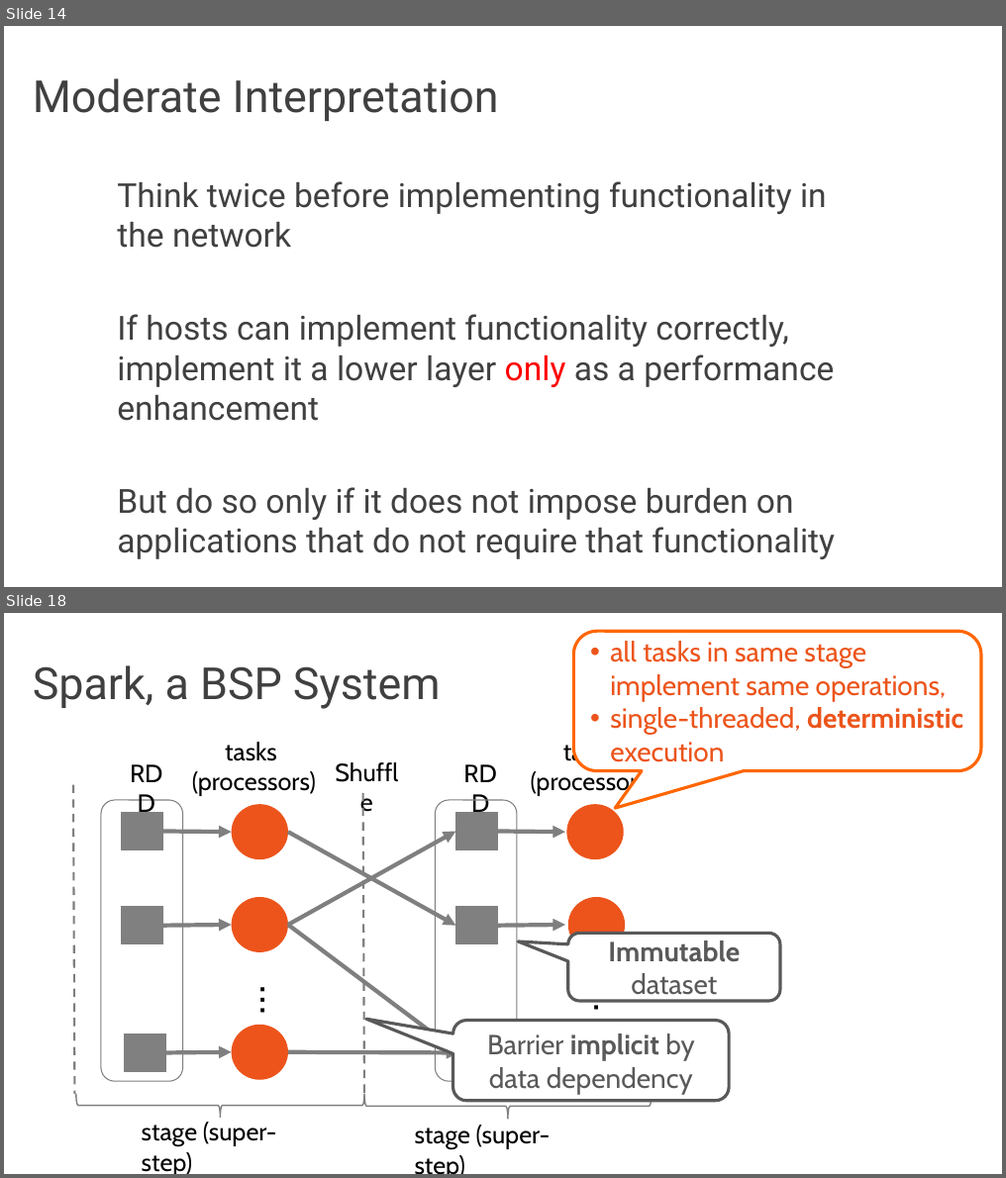
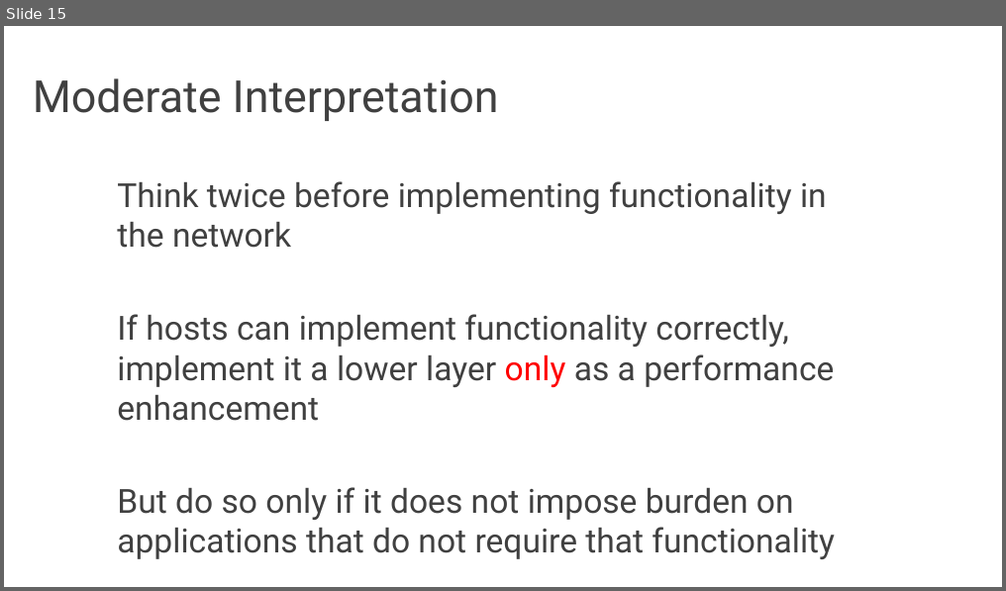
Before and after one commit to audreyccheng/cs262a-spring2025, a slide deck: notes/04-e2e-projects.pptx. Shown one above the other, each under a label of ours: slides 14 and 18 before the commit, slide 15 after it; the slides between them are not shown. The pictures are 1006x1178 and 1006x591 pixels, drawn with LibreOffice and Linux fonts; fonts in the diff are those of the drawing. Boxes give left, top, right and bottom in pixels: in the first picture for what was removed or moved away, otherwise in the second. Text is boxed around its words. In the diff, an @@ line names an element or a change of style, - is before the commit and + after.

```diff
--- a/notes/04-e2e-projects.pptx
+++ b/notes/04-e2e-projects.pptx
@@ slide 18 removed at bbox=[4, 613, 1002, 1174], background #FFFFFF @@
@@ rounded speech box removed at bbox=[574, 631, 981, 770] @@
-• all tasks in same stage implement same operations,
-• single-threaded, deterministic execution
@@ title removed at bbox=[33, 665, 441, 709] @@
-Spark, a BSP System
@@ group removed at bbox=[101, 753, 182, 1082]: 3 rectangles, 1 rounded rectangle, 1 text @@
-RDD
@@ text removed at bbox=[322, 752, 413, 791] @@
-Shuffle
@@ line removed from (73, 784) to (75, 1094) @@
@@ line removed from (363, 793) to (364, 1102) @@
@@ group removed at bbox=[288, 753, 517, 1082]: 4 arrows, 3 rectangles, 1 text, 1 rounded rectangle @@
-RDD
@@ rounded speech box removed at bbox=[568, 934, 779, 1001] @@
-Immutable dataset
@@ group removed at bbox=[163, 742, 316, 1080]: 3 ellipses, 3 arrows, 2 texts @@
-tasks
-(processors)
-…
@@ rounded speech box removed at bbox=[453, 1020, 729, 1101] @@
-Barrier implicit by data dependency
@@ group removed at bbox=[497, 740, 625, 1080]: 3 ellipses, 3 arrows, 2 texts @@
-tasks
-(processors)
-…
@@ right brace removed at bbox=[76, 1093, 364, 1118] @@
@@ right brace removed at bbox=[363, 1094, 651, 1120] @@
@@ text removed at bbox=[142, 1122, 277, 1174] @@
-stage (super-step)
@@ text removed at bbox=[415, 1125, 550, 1150] @@
-stage (super-step)
@@ what was slide 14 is now slide 15 @@
```
Also in this commit, not shown: 11 slides changed, 8 slides added, 48 other slides removed, 1 other file.
